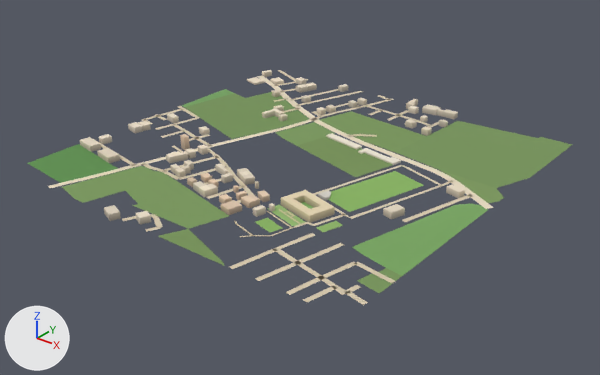
A saved change to the glTF model public/assets/bengaluru-region-v1/tiles/t36_-11-l0.glb.
The view is the same before and after, from a 50 mm lens placed at (18845.0, -5995.0, 420.0), pointed at (18263.0, -5267.0, -31.0). The lights are fixed; the arrows at lower left show +X, +Y and +Z. The picture after the commit comes second. Vertices at exactly the same position are counted once.

Objects in the first picture: 'building', 'ground'.
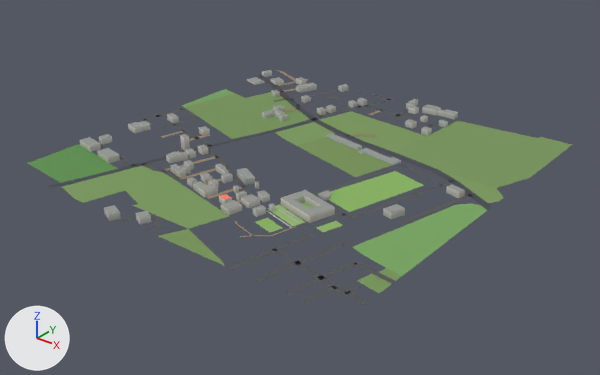
Where the change shows, as pixel boxes [x1, y1, x2, y2] in the pictures (600 x 375 px; the box of a moved part takes in the faces that stretch with it):
part 1 of me_building, recoloured
    both: [80, 70, 465, 223]
part 2 of me_ground, moved or reshaped
    before: [48, 70, 494, 305]
    after: [47, 70, 492, 305]
part 3 of me_ground, recoloured
    both: [48, 75, 475, 305]

The change, as a list of edits to the scene's bpy script:
```text
Change me_building:
    used by ob_building; location = (18000.0, -5500.0, 0.0)
    remove me_building.from_pydata(...)  # 608 vertices, 817 faces; spans x -3.0..463.0, y -8.0..505.0, z 0.0..18.0
    add me_building.from_pydata(...)  # 608 vertices, 990 faces; spans x -3.0..463.0, y -8.0..505.0, z 0.0..18.0
    me_building part 1: 817 kept faces spanning x -3.0..463.0, y -8.0..505.0, z 0.0..18.0 get new vertex colours
    edits to the shape of me_building do not show in these pictures
Change me_ground:
    used by ob_ground; location = (18000.0, -5500.0, 0.0)
    remove me_ground.from_pydata(...)  # 947 vertices, 1001 faces; spans x -2.0..502.0, y -1.0..503.0, z 1.0
    add me_ground.from_pydata(...)  # 959 vertices, 1013 faces; spans x 0.0..500.0, y 0.0..500.0, z 1.0
    me_ground part 2
    29 vertices are removed from x -1.0..502.0, y -1.0..503.0, z 1.0
    50 faces are deleted
    5 vertices in x 36.0..499.0, y 28.0..443.0, z 1.0 move by (1.0, 0.0, 0.0)
    4 vertices in x 167.0..396.0, y 1.0..501.0, z 1.0 move by (-1.0, -1.0, 0.0)
    3 vertices in x 2.0..35.0, y 463.0..491.0, z 1.0 move by (-2.0, 1.0, 0.0)
    3 vertices in x 188.0..501.0, y 34.0..450.0, z 1.0 move by (-1.0, 0.0, 0.0)
    3 vertices in x 82.0..383.0, y -1.0..384.0, z 1.0 move by (0.0, 1.0, 0.0)
    3 vertices in x 172.0..392.0, y -1.0..499.0, z 1.0 move by (1.0, 1.0, 0.0)
    14 vertices move from x -2.0..432.0, y 1.0..503.0, z 1.0 to x 0.0..438.0, y 0.0..500.0, z 1.0
    40 vertices are added at x 0.0..500.0, y 0.0..500.0, z 1.0
    61 new faces join them
    me_ground part 3: 334 kept faces spanning x 0.0..500.0, y 0.0..500.0, z 1.0 get new vertex colours; the middle colour goes from beige #d7c9ae to dark grey #535556
    other edits to the shape of me_ground do not show in these pictures
```
